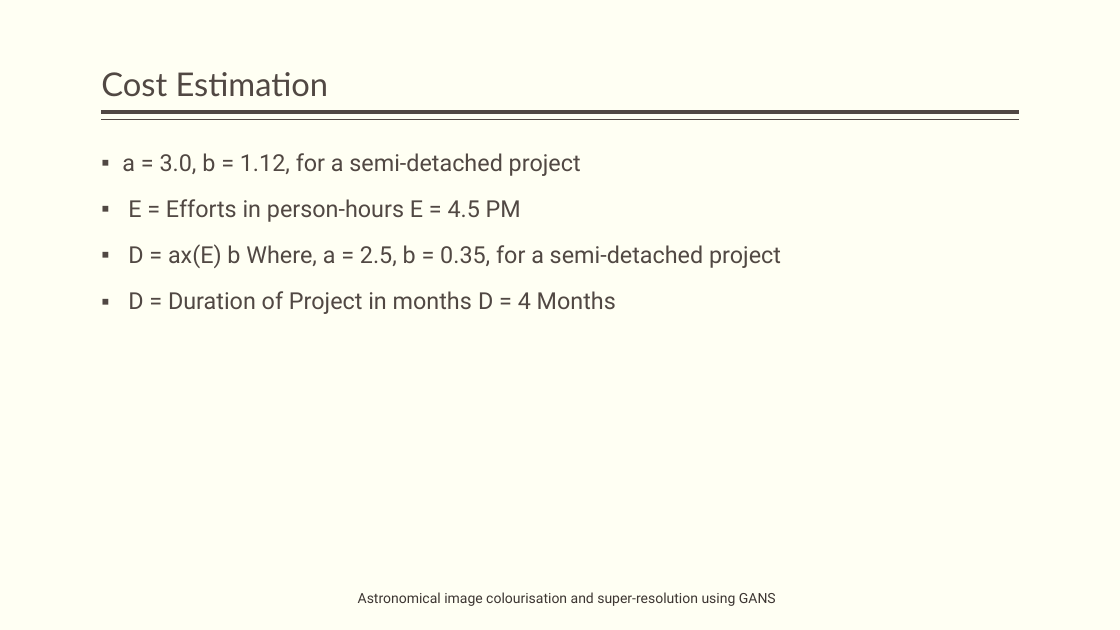
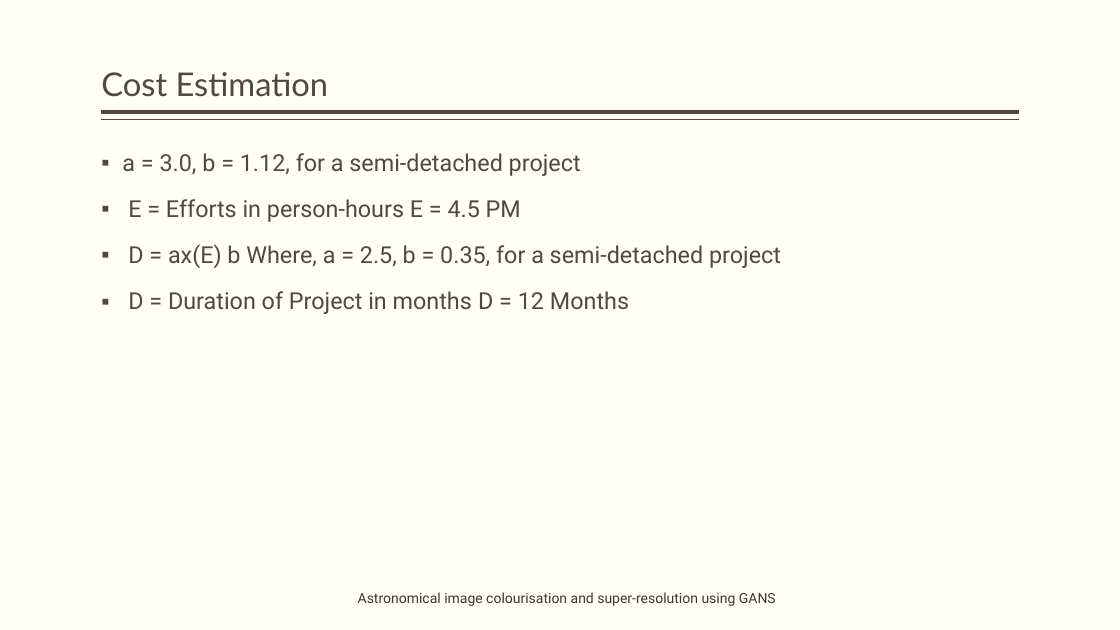
Before and after one commit to obi-wan-shinobi/Literature-Review, a slide deck: slide 21 of Presentation/Stage_2/stage_2_presentation.pptx (slide 16 before the commit). Drawn at 1120x630 pixels with LibreOffice and Linux fonts; fonts in the diff are those of the drawing. Boxes give left, top, right and bottom in pixels: in the first picture for what was removed or moved away, otherwise in the second. Text is boxed around its words. In the diff, an @@ line names an element or a change of style, - is before the commit and + after.

```diff
--- a/Presentation/Stage_2/stage_2_presentation.pptx
+++ b/Presentation/Stage_2/stage_2_presentation.pptx
@@ text at (128,291,629,314): text changed @@
-▪ D = Duration of Project in months D = 4 Months
+▪ D = Duration of Project in months D = 12 Months
```
Also in this commit, not shown: 6 other slides changed, 8 slides added, 7 other files.
